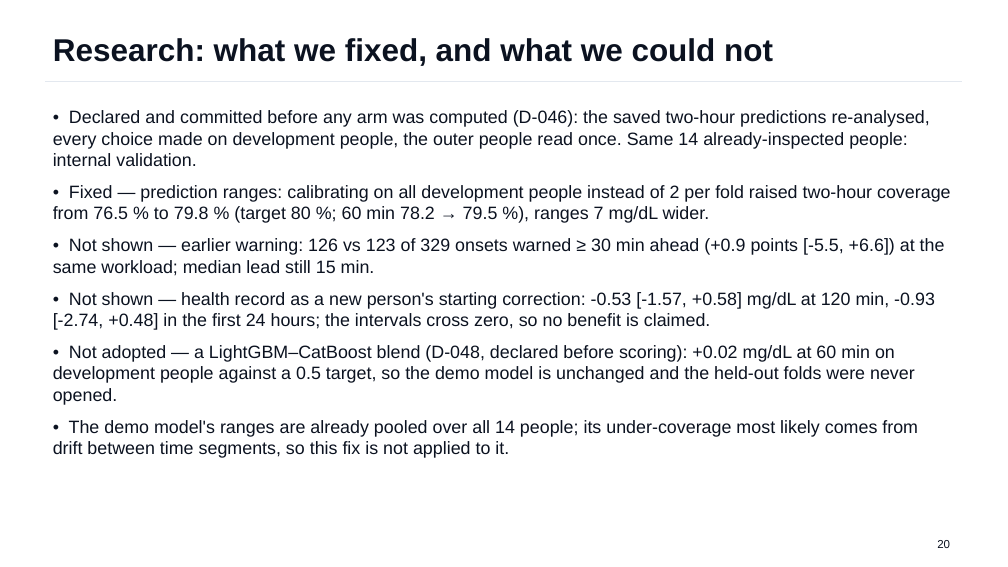
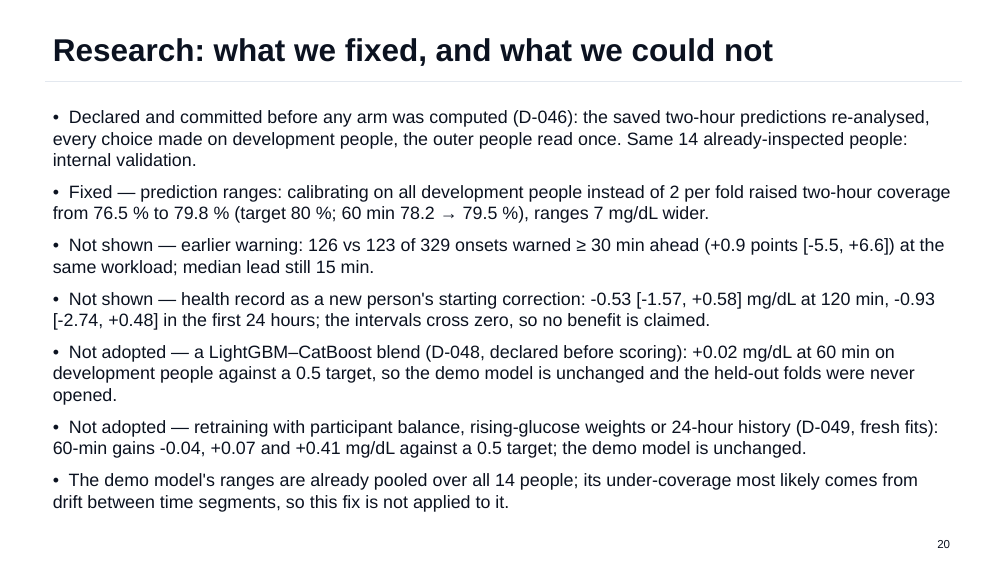
Before and after one commit to Avi36005/DigitalTwin-Challenge-Kryptonite, a slide deck: slide 20 of docs/submission/GlucoTwin_Presentation.pptx. Drawn at 1008x567 pixels with LibreOffice and Linux fonts; fonts in the diff are those of the drawing. Boxes give left, top, right and bottom in pixels: in the first picture for what was removed or moved away, otherwise in the second. Text is boxed around its words. In the diff, an @@ line names an element or a change of style, - is before the commit and + after.

Commit message:
research: D-049 negative — no retraining arm met the 0.5 mg/dL gate (best: 24-hour history +0.41); serving model unchanged
Report, decisions, README, model card, deck slide 20 and demo script updated; second-sprint handoff.

```diff
--- a/docs/submission/GlucoTwin_Presentation.pptx
+++ b/docs/submission/GlucoTwin_Presentation.pptx
@@ text at (53, 420, 939, 458): paragraph added @@
+• Not adopted — retraining with participant balance, rising-glucose weights or 24-hour history (D-049, fresh fits): 60-min gains -0.04, +0.07 and +0.41 mg/dL against a 0.5 target; the demo model is unchanged.
```
Also in this commit, not shown: 11 other files.
